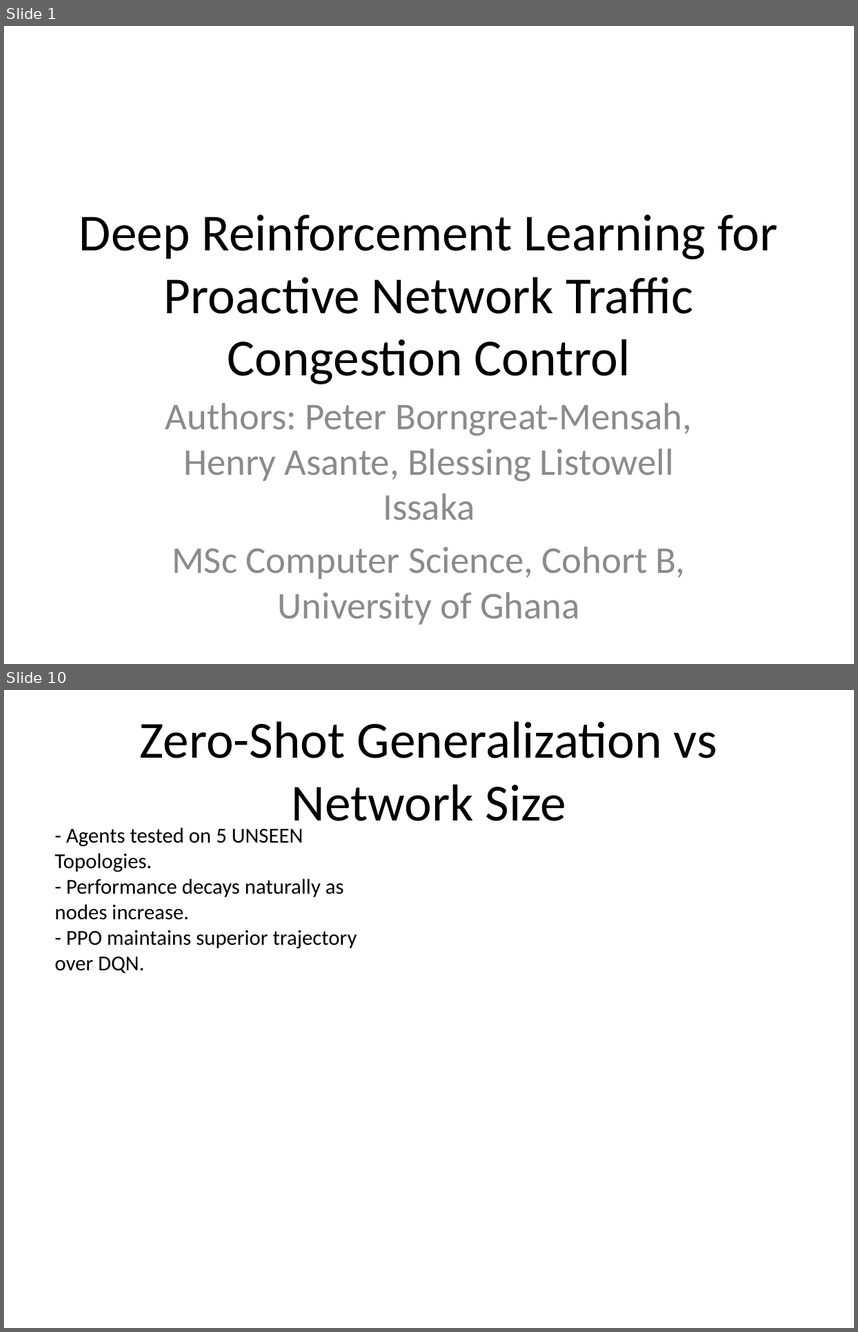
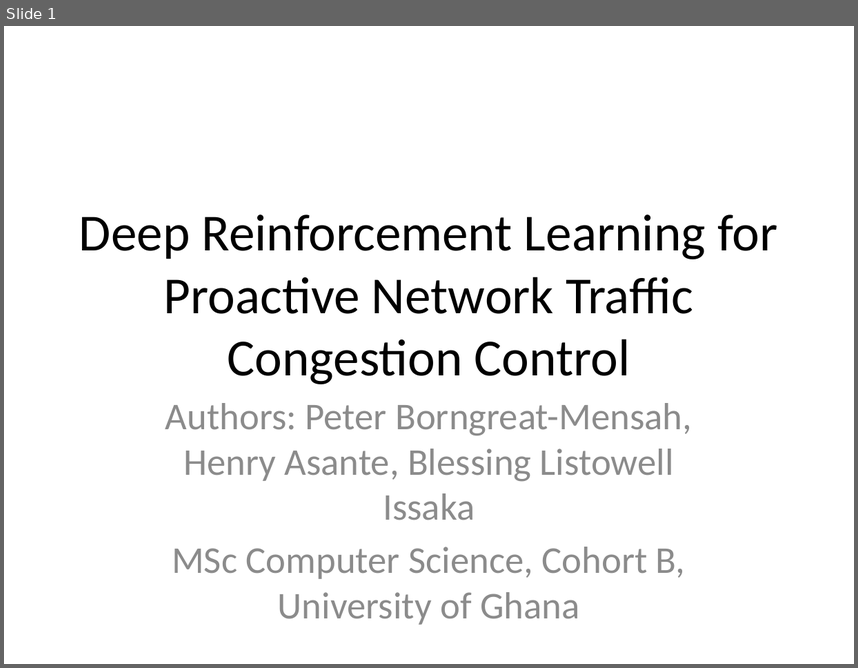
Before and after one commit to PipetteGh/Deep-Reinforcement-Learning-for-Proactive-Network-Traffic-Congestion-Control-and-Load-Balancing, a slide deck: final_presentation.pptx. Shown one above the other, each under a label of ours: slides 1 and 10 before the commit, slide 1 after it; the slides between them are not shown. The pictures are 858x1332 and 858x668 pixels, drawn with LibreOffice and Linux fonts; fonts in the diff are those of the drawing. Boxes give left, top, right and bottom in pixels: in the first picture for what was removed or moved away, otherwise in the second. Text is boxed around its words. In the diff, an @@ line names an element or a change of style, - is before the commit and + after.

```diff
--- a/final_presentation.pptx
+++ b/final_presentation.pptx
@@ slide 10 removed at [4,690,854,1328], background #FFFFFF @@
@@ title removed at [140,721,717,833] @@
-Zero-Shot Generalization vs Network Size
@@ text removed at [55,827,357,973] @@
-- Agents tested on 5 UNSEEN Topologies.
-- Performance decays naturally as nodes increase.
-- PPO maintains superior trajectory over DQN.
```
Also in this commit, not shown: 5 slides changed, 4 slides added, 5 other slides removed, 17 other files.
